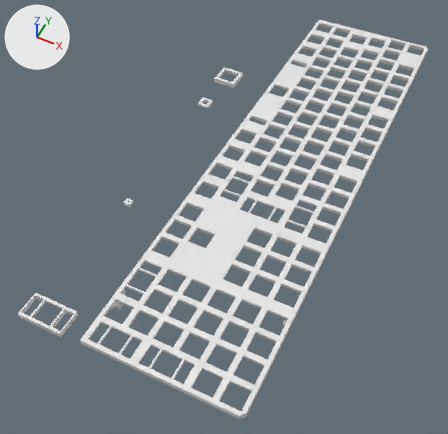
A saved change to the Blender file fullsize/fullsize.blend.
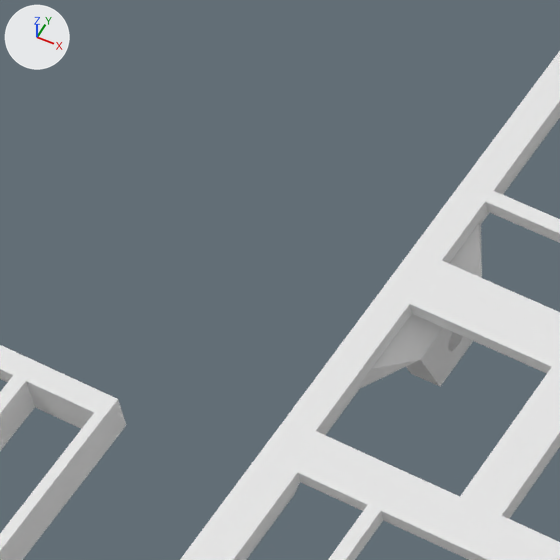
The first picture shows the older version from a camera (50 mm lens) standing at (77.0, -469.0, 352.0) and looking at (-82.0, -153.0, -44.0). The close-ups show both versions on the part from 14% to 30% of the width and 60% to 77% of the height of that picture; other places that the commit changed are outside them. The lights are fixed; the arrows at upper left show +X, +Y and +Z.

The first close-up shows 'numpad', 'switch holes.001'.
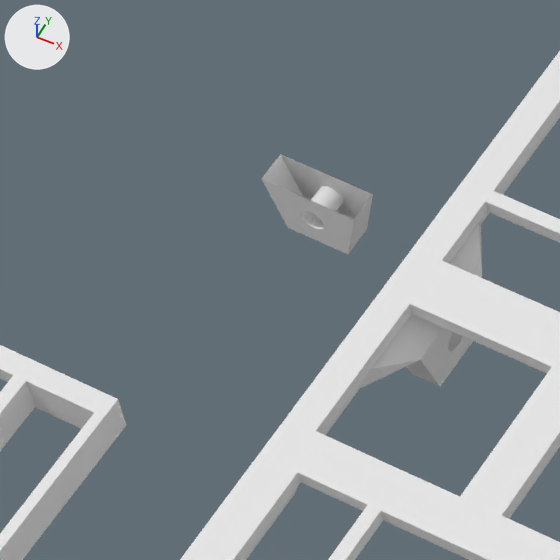
Diff of the bpy script that builds the scene:
```diff
--- a/fullsize/fullsize.blend.py
+++ b/fullsize/fullsize.blend.py
@@ me_plane_003 @@
+me_plane_003.from_pydata(...)  # 74 vertices, 42 faces; spans x -9.84..0.0, y -3.03..0.0, z -6.41..0.0
@@ ob_better_screw_hole @@
+ob_better_screw_hole = bpy.data.objects.new('better screw hole', me_plane_003)
+ob_better_screw_hole.location = (-100.2, -285.0, 11.5)
+ob_better_screw_hole.scale = (0.99, 0.99, 1.0)
```

Where the change shows, as pixel boxes (x1, y1, x2, y2) in the close-ups (560 x 560 px):
'better screw hole', added: after (261, 154, 373, 254)
